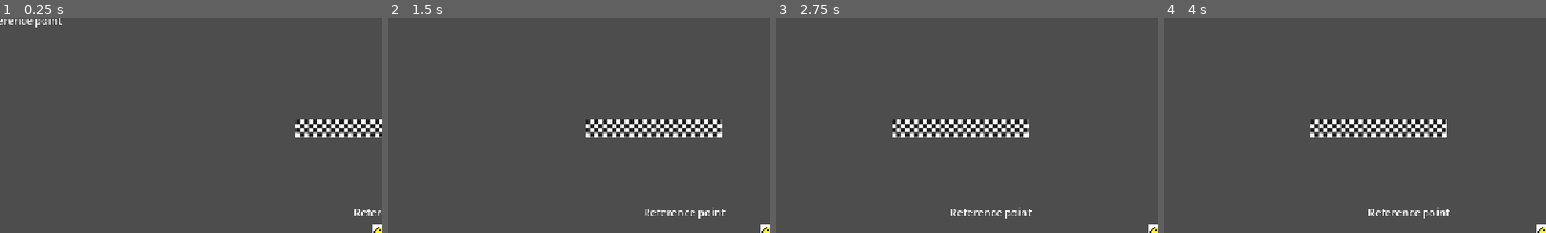
Above: before the commit, frames 1-4 (left to right).
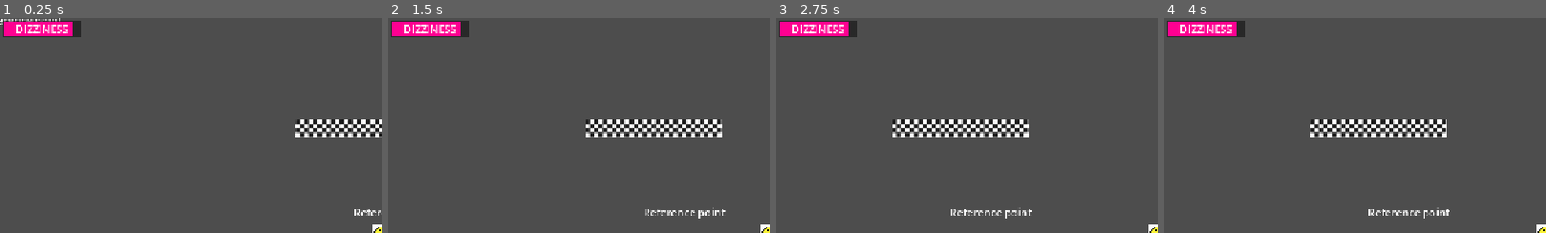
Above: after the commit, the same moments.

Repository: robplaysmusic-bit/dizzy-dash
Game: Godot game, scene res://levels/level-1.tscn
Same seed, same stepped clock (60 frames per second), same inputs: the game is played once before the commit and once after it. This scene is started directly instead of the project's main scene.
Inputs (mouse positions are % of the whole screen's width and height, from its top left):
- Up to frame 1 (0.25 s): no input
- Up to frame 2 (1.5 s): tap Enter at 0.5 s; move the mouse to (72, 45) at 0.52 s; hold D (right) 0.53-1.25 s; tap Backspace at 0.6 s; click (72, 45) at 0.67 s; drag from (30, 55) to (36, 26) at 1.27 s
- Up to frame 3 (2.75 s): move the mouse to (60, 28) at 2.02 s; hold D (right) from 2.03 s (still down); tap F at 2.1 s
- Up to frame 4 (4 s): release D (right) at 2.75 s; drag from (45, 70) to (20, 35) at 2.77 s; move the mouse to (80, 65) at 3.52 s; hold A (left) from 3.53 s (still down); tap Z at 3.6 s
The pictures show only the part of the screen within x 0-50%, y 0-50%; the shares and areas given below are measured in that part.

The runs differ from the first frame. In frame 1, 1.5% of the frame differs, in the area x 0-22%, y 1-9%; in frame 2, 1.5%; in frame 3, 1.5%; in frame 4, 1.5%.

Commit message:
add dizziness bar to race screen

Diff:
--- /dev/null
+++ b/menus/dizziness_ui.gd
@@ -0,0 +1,9 @@
+class_name DizzinessUI extends MarginContainer
+
+@onready var bar: ColorRect = $MarginContainer/Control/Bar
+
+@export var dizzy_scale: float
+
+func _ready() -> void:
+	var dizziness: float = DizzyManager.get_dizziness()
+	bar.scale = Vector2(dizziness / dizzy_scale, 1.0)
--- /dev/null
+++ b/menus/dizziness_ui.tscn
@@ -0,0 +1,48 @@
+[gd_scene format=3 uid="uid://ch1ec0f7hh6as"]
+
+[ext_resource type="Script" uid="uid://b5h7gh5t54uv0" path="res://menus/dizziness_ui.gd" id="1_citqk"]
+
+[node name="DizzinessUI" type="MarginContainer" unique_id=362416894]
+anchors_preset = 15
+anchor_right = 1.0
+anchor_bottom = 1.0
+grow_horizontal = 2
+grow_vertical = 2
+theme_override_constants/margin_left = 5
+theme_override_constants/margin_top = 5
+theme_override_constants/margin_right = 5
+theme_override_constants/margin_bottom = 5
+script = ExtResource("1_citqk")
+
+[node name="Background" type="ColorRect" parent="." unique_id=562873090]
+layout_mode = 2
+color = Color(0, 0, 0, 0.47058824)
+
+[node name="MarginContainer" type="MarginContainer" parent="." unique_id=241981092]
+layout_mode = 2
+theme_override_constants/margin_left = 2
+theme_override_constants/margin_top = 2
+theme_override_constants/margin_right = 2
+theme_override_constants/margin_bottom = 2
+
+[node name="Control" type="Control" parent="MarginContainer" unique_id=1952191284]
+layout_mode = 2
+
+[node name="Bar" type="ColorRect" parent="MarginContainer/Control" unique_id=2117491548]
+layout_mode = 1
+anchors_preset = 15
+anchor_right = 1.0
+anchor_bottom = 1.0
+grow_horizontal = 2
+grow_vertical = 2
+scale = Vector2(0.5, 1)
+size_flags_horizontal = 0
+color = Color(1, 0, 0.5686275, 1)
+
+[node name="Label" type="Label" parent="." unique_id=1085182608]
+layout_mode = 2
+size_flags_vertical = 1
+text = "Dizziness"
+horizontal_alignment = 1
+vertical_alignment = 1
+uppercase = true
--- a/menus/timer_ui.tscn
+++ b/menus/timer_ui.tscn
@@ -1,6 +1,7 @@
 [gd_scene format=3 uid="uid://dwipdyy12kdpv"]
 
 [ext_resource type="Script" uid="uid://ckku2j5p3rmu2" path="res://menus/timer_ui.gd" id="1_xh811"]
+[ext_resource type="PackedScene" uid="uid://ch1ec0f7hh6as" path="res://menus/dizziness_ui.tscn" id="2_d7r4t"]
 
 [node name="TimerUI" type="CanvasLayer" unique_id=1665238461]
 script = ExtResource("1_xh811")
@@ -59,3 +60,13 @@
 theme_override_font_sizes/font_size = 16
 text = "00:32.00"
 horizontal_alignment = 2
+
+[node name="DizzinessUi" parent="." unique_id=101819069 instance=ExtResource("2_d7r4t")]
+anchors_preset = 0
+anchor_right = 0.0
+anchor_bottom = 0.0
+offset_right = 127.0
+offset_bottom = 33.0
+grow_horizontal = 1
+grow_vertical = 1
+dizzy_scale = 35.0
Not shown, added: menus/dizziness_ui.gd.uid
